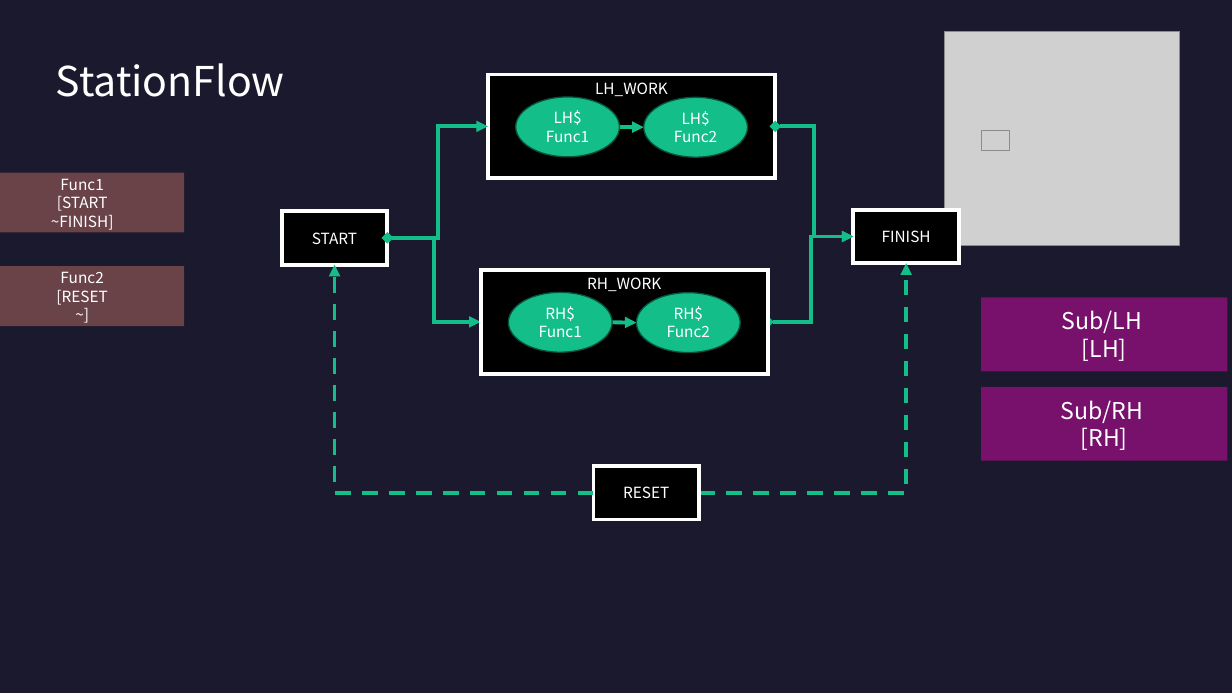
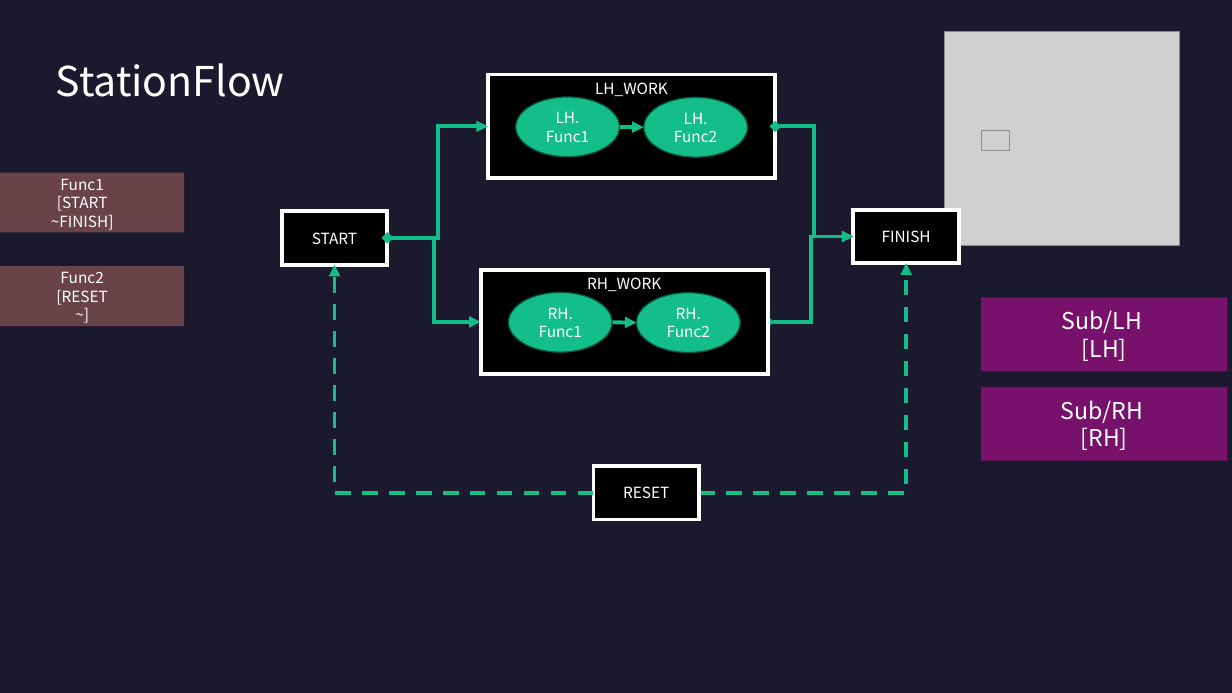
Before and after one commit to DualsoftDev/ds, a slide deck: slide 2 of DsDotNet/src/UnitTest/UnitTest.Model/ImportOfficeExample/Sample/Sub/Sub/Station.pptx. Drawn at 1232x693 pixels with LibreOffice and Linux fonts; fonts in the diff are those of the drawing; grey boxes stand for pictures. Boxes give left, top, right and bottom in pixels: in the first picture for what was removed or moved away, otherwise in the second. Text is boxed around its words. In the diff, an @@ line names an element or a change of style, - is before the commit and + after.

```diff
--- a/DsDotNet/src/UnitTest/UnitTest.Model/ImportOfficeExample/Sample/Sub/Sub/Station.pptx
+++ b/DsDotNet/src/UnitTest/UnitTest.Model/ImportOfficeExample/Sample/Sub/Sub/Station.pptx
@@ text in ellipse at [556,111,580,123]: text changed @@
-LH$
+LH.
@@ text in ellipse at [684,112,708,124]: text changed @@
-LH$
+LH.
@@ text in ellipse at [548,307,573,319]: text changed @@
-RH$
+RH.
@@ text in ellipse at [676,307,701,319]: text changed @@
-RH$
+RH.
```
Also in this commit, not shown: 8 other files.
